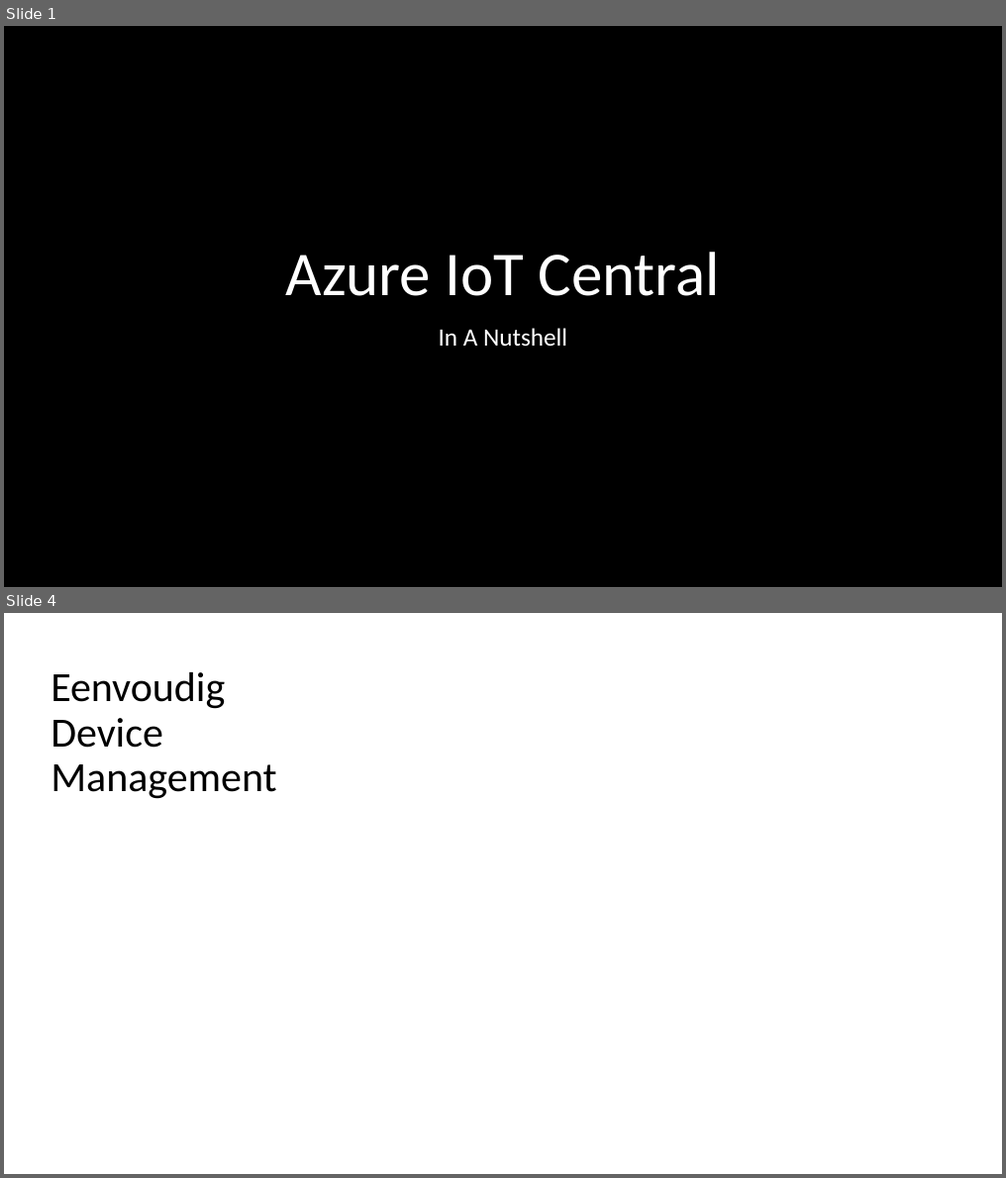
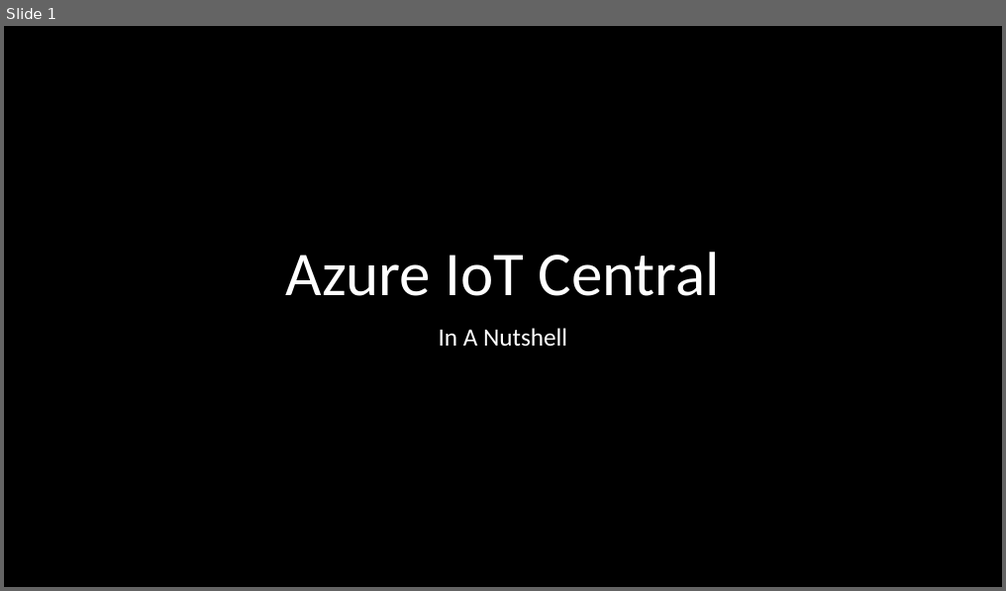
Before and after one commit to thomasgodon/DevCruiseTalk2023, a slide deck: .ppt/Azure Iot Central.pptx. Shown one above the other, each under a label of ours: slides 1 and 4 before the commit, slide 1 after it; the slides between them are not shown. The pictures are 1006x1178 and 1006x591 pixels, drawn with LibreOffice and Linux fonts; fonts in the diff are those of the drawing. Boxes give left, top, right and bottom in pixels: in the first picture for what was removed or moved away, otherwise in the second. Text is boxed around its words. In the diff, an @@ line names an element or a change of style, - is before the commit and + after.

```diff
--- a/.ppt/Azure Iot Central.pptx
+++ b/.ppt/Azure Iot Central.pptx
@@ slide 4 removed at [4, 613, 1002, 1174], background #FFFFFF @@
@@ title removed at [51, 672, 276, 799] @@
-Eenvoudig Device Management
```
Also in this commit, not shown: 2 slides changed, 3 slides added, 8 other slides removed.
